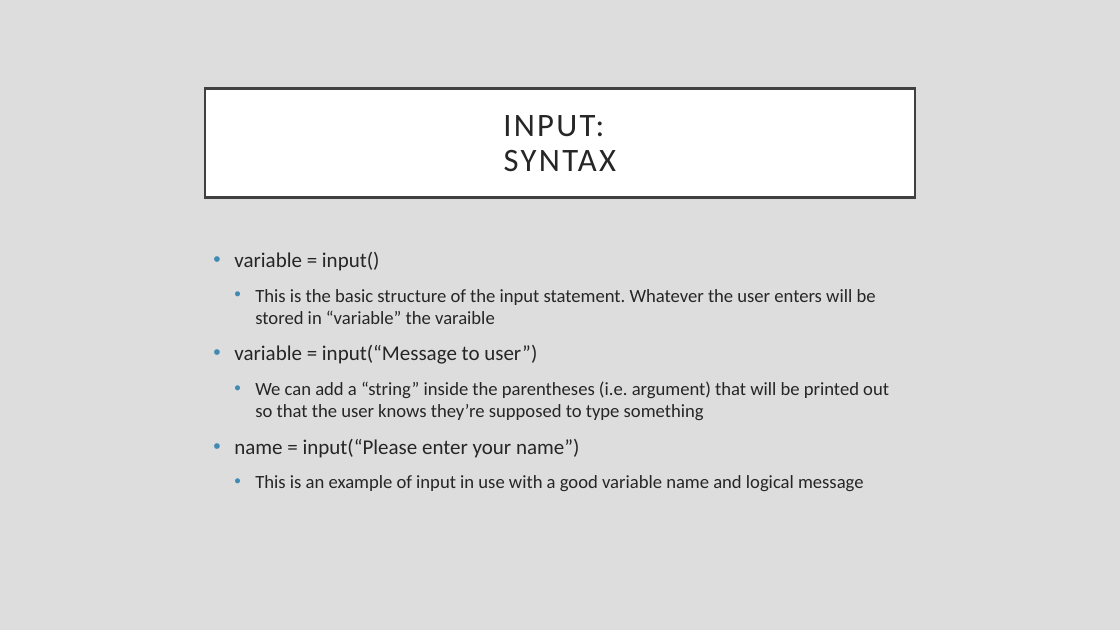
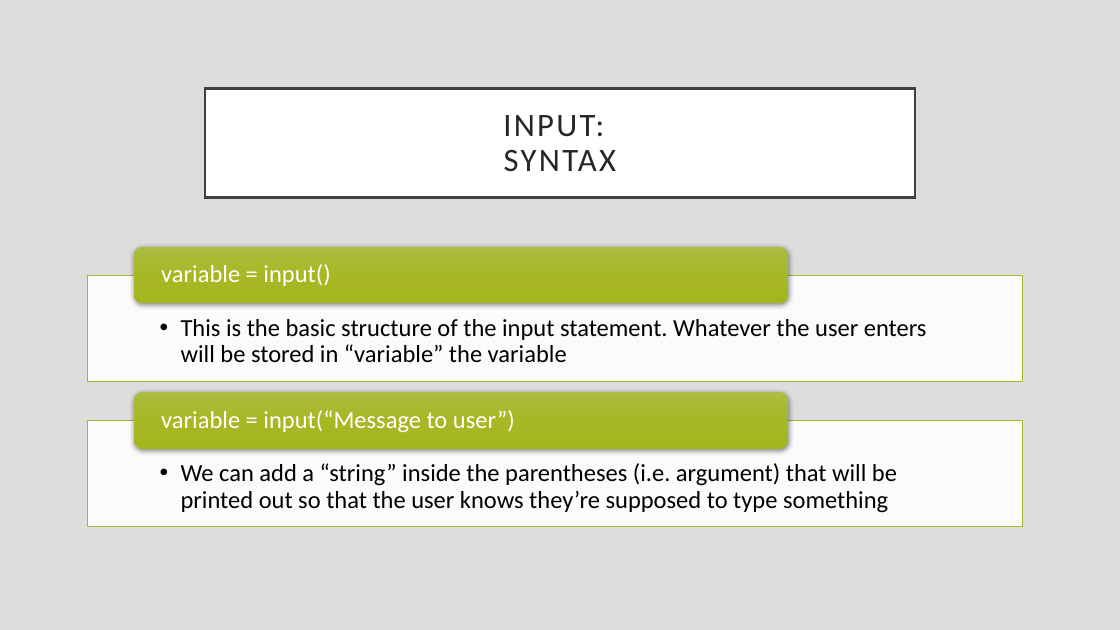
Before and after one commit to rsera/Junior-Knights, a slide deck: slide 28 of Python Day 1 IO.pptx. Drawn at 1120x630 pixels with LibreOffice and Linux fonts; fonts in the diff are those of the drawing. Boxes give left, top, right and bottom in pixels: in the first picture for what was removed or moved away, otherwise in the second. Text is boxed around its words. In the diff, an @@ line names an element or a change of style, - is before the commit and + after.

Commit message:
Update Python Day 1 IO.pptx
got to input()

```diff
--- a/Python Day 1 IO.pptx
+++ b/Python Day 1 IO.pptx
@@ text removed at [234, 252, 889, 491] @@
-• variable = input()
-  • This is the basic structure of the input statement. Whatever the user enters will be stored in “variable” the varaible
-• variable = input(“Message to user”)
-  • We can add a “string” inside the parentheses (i.e. argument) that will be printed out so that the user knows they’re supposed to type something
-• name = input(“Please enter your name”)
-  • This is an example of input in use with a good variable name and logical message
@@ group added at [87, 246, 1023, 527]: 4 texts, 2 rectangles, 2 rounded rectangles @@
+  • This is the basic structure of the input statement. Whatever the user enters will be stored in “variable” the variable
+variable = input()
+  • We can add a “string” inside the parentheses (i.e. argument) that will be printed out so that the user knows they’re supposed to type something
+variable = input(“Message to user”)
```
Also in this commit, not shown: 1 slide added.
